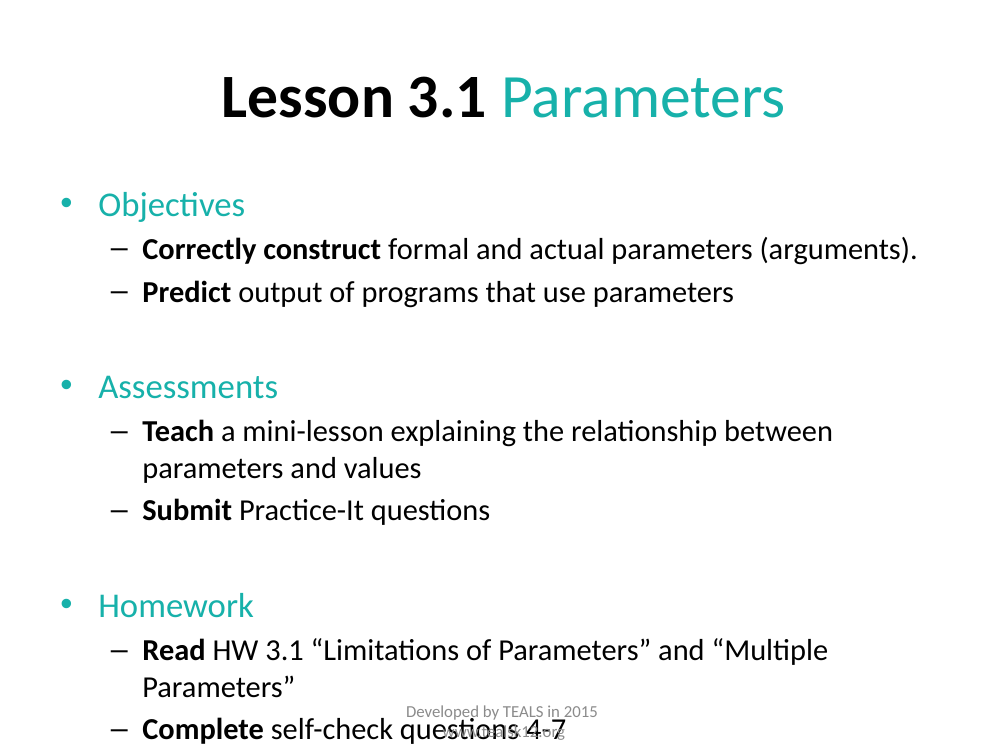
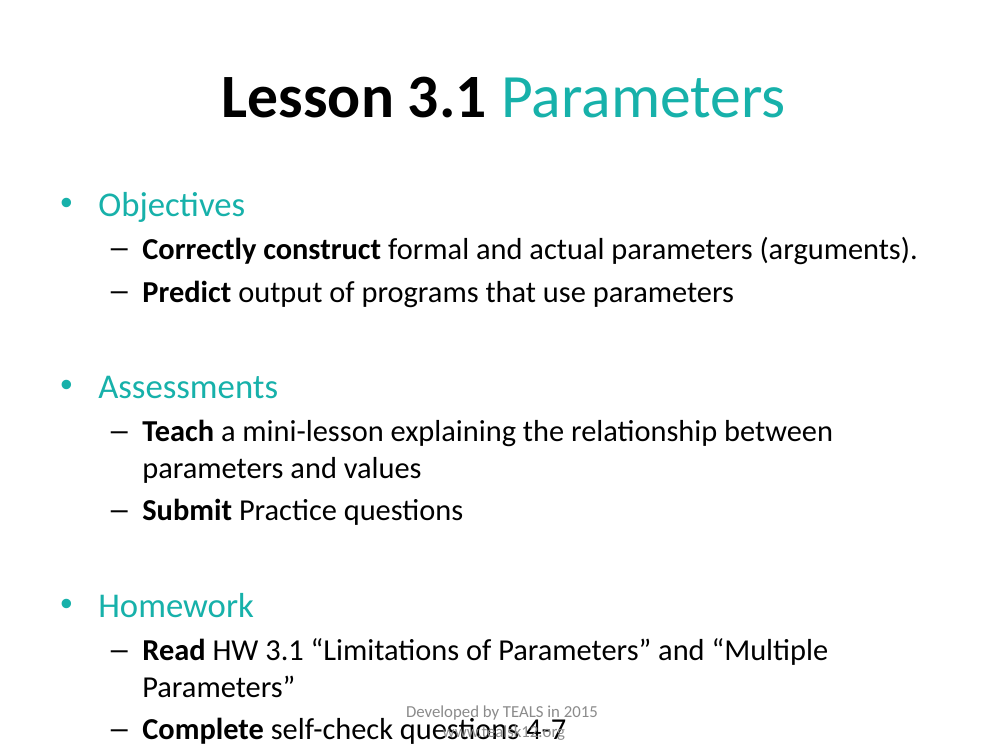
Before and after one commit to TEALSK12/apcsa-public, a slide deck: slide 2 of curriculum/Unit3/Unit 3 Slides.pptx. Drawn at 1008x756 pixels with LibreOffice and Linux fonts; fonts in the diff are those of the drawing. Boxes give left, top, right and bottom in pixels: in the first picture for what was removed or moved away, otherwise in the second. Text is boxed around its words. In the diff, an @@ line names an element or a change of style, - is before the commit and + after.

```diff
--- a/curriculum/Unit3/Unit 3 Slides.pptx
+++ b/curriculum/Unit3/Unit 3 Slides.pptx
@@ text at [142,498,463,525]: text changed @@
-  – Submit Practice-It questions
+  – Submit Practice questions
```
Also in this commit, not shown: 5 other slides changed, 13 other files.
